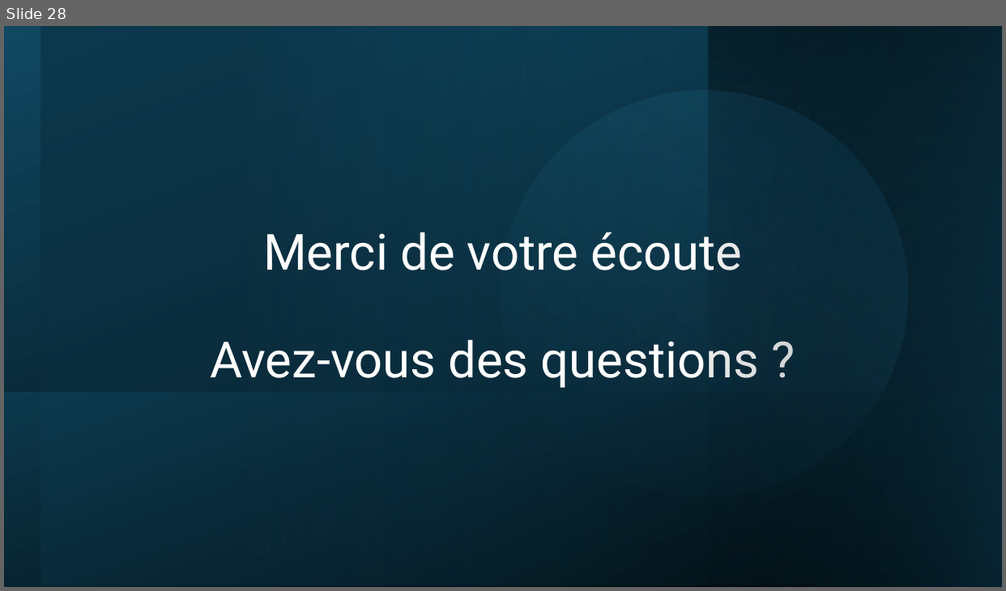
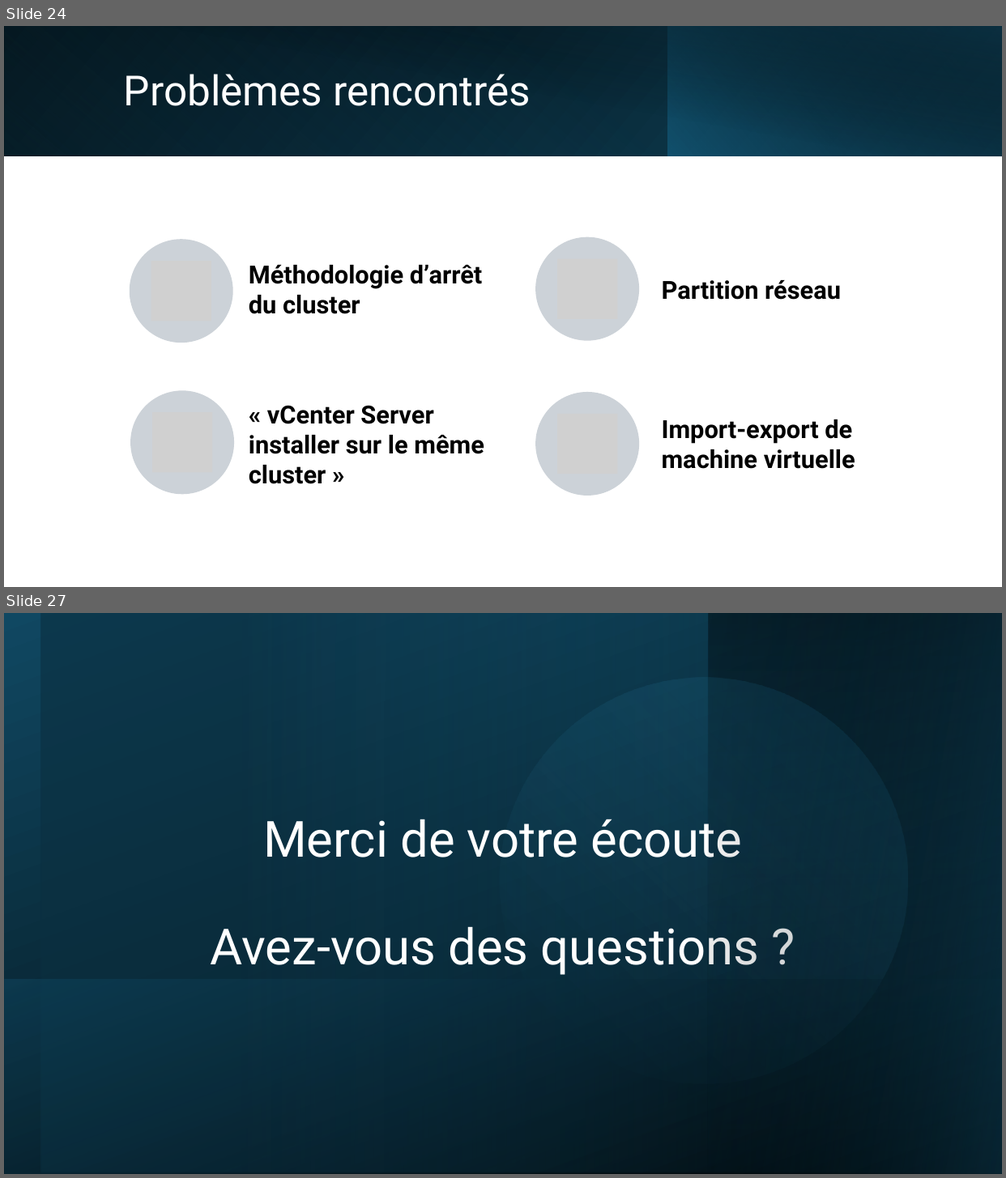
Before and after one commit to Vinc1347900/Stage_Henallux, a slide deck: TFE/DHAIMI_Vincent_PP_TFE.pptx. Shown one above the other, each under a label of ours: slide 28 before the commit, slides 24 and 27 after it; the slides between them are not shown. The pictures are 1006x591 and 1006x1178 pixels, drawn with LibreOffice and Linux fonts; fonts in the diff are those of the drawing; grey boxes stand for pictures. Boxes give left, top, right and bottom in pixels: in the first picture for what was removed or moved away, otherwise in the second. Text is boxed around its words. In the diff, an @@ line names an element or a change of style, - is before the commit and + after.

```diff
--- a/TFE/DHAIMI_Vincent_PP_TFE.pptx
+++ b/TFE/DHAIMI_Vincent_PP_TFE.pptx
@@ slide 24 added at [4,26,1002,587], background #FFFFFF @@
@@ rectangle added at [4,26,1002,156], fill gradient #000000 to #104862 @@
@@ rectangle added at [4,26,669,156], fill gradient #156082 to #0B3041 @@
@@ rectangle added at [41,26,1002,157], fill gradient #000000 to #0B3041 @@
@@ rectangle added at [668,26,1002,156], fill gradient #156082 to #000000 @@
@@ title added at [124,74,530,106], 40 pt, text #FFFFFF @@
+Problèmes rencontrés
@@ ellipse added at [130,239,234,344], fill #CCD2D8 @@
@@ free added at [249,237,493,341], 24 pt, text #000000, bold @@
+Méthodologie d’arrêt du cluster
@@ ellipse added at [535,237,640,341], fill #CCD2D8 @@
@@ free added at [661,237,906,341], 24 pt, text #000000, bold @@
+Partition réseau
@@ picture added at [151,261,211,321] @@
@@ picture added at [557,258,617,318] @@
@@ ellipse added at [130,390,235,495], fill #CCD2D8 @@
@@ picture added at [152,412,212,472] @@
@@ free added at [249,392,493,496], 24 pt, text #000000, bold @@
+« vCenter Server installer sur le même cluster »
@@ ellipse added at [535,392,640,496], fill #CCD2D8 @@
@@ picture added at [557,414,617,474] @@
@@ free added at [661,392,906,496], 24 pt, text #000000, bold @@
+Import-export de machine virtuelle
@@ what was slide 28 is now slide 27 @@
```
Also in this commit, not shown: 11 slides changed, 3 other slides added, 5 slides removed, 4 other files.
